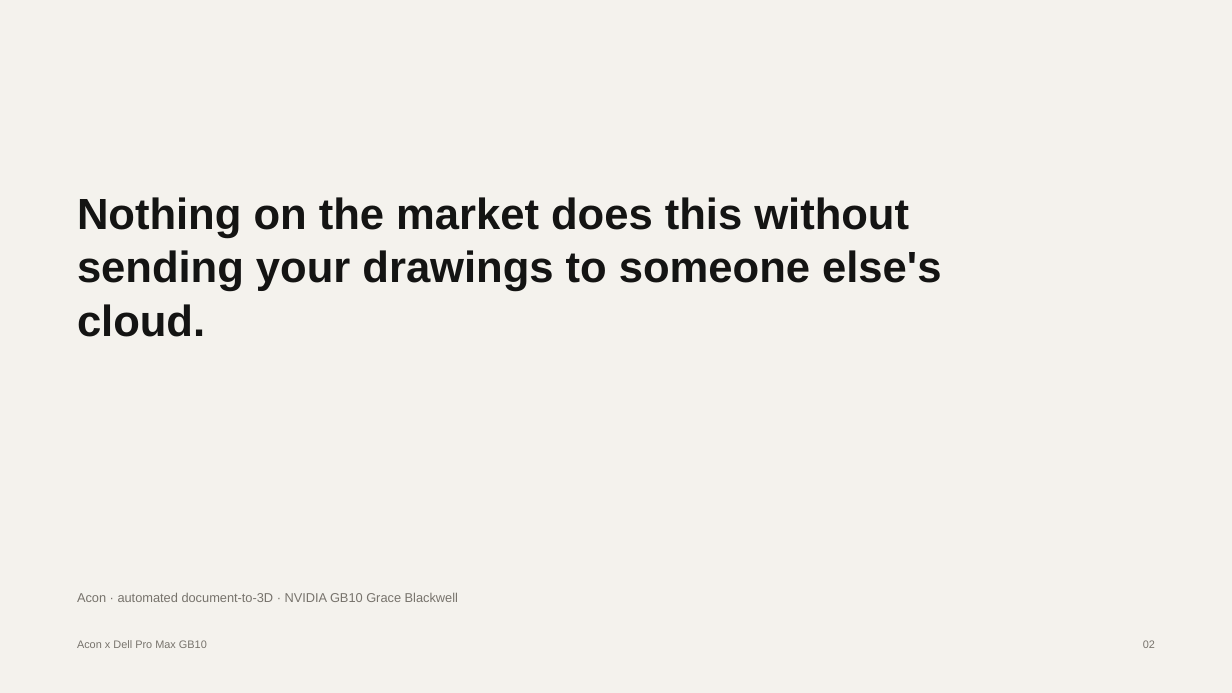
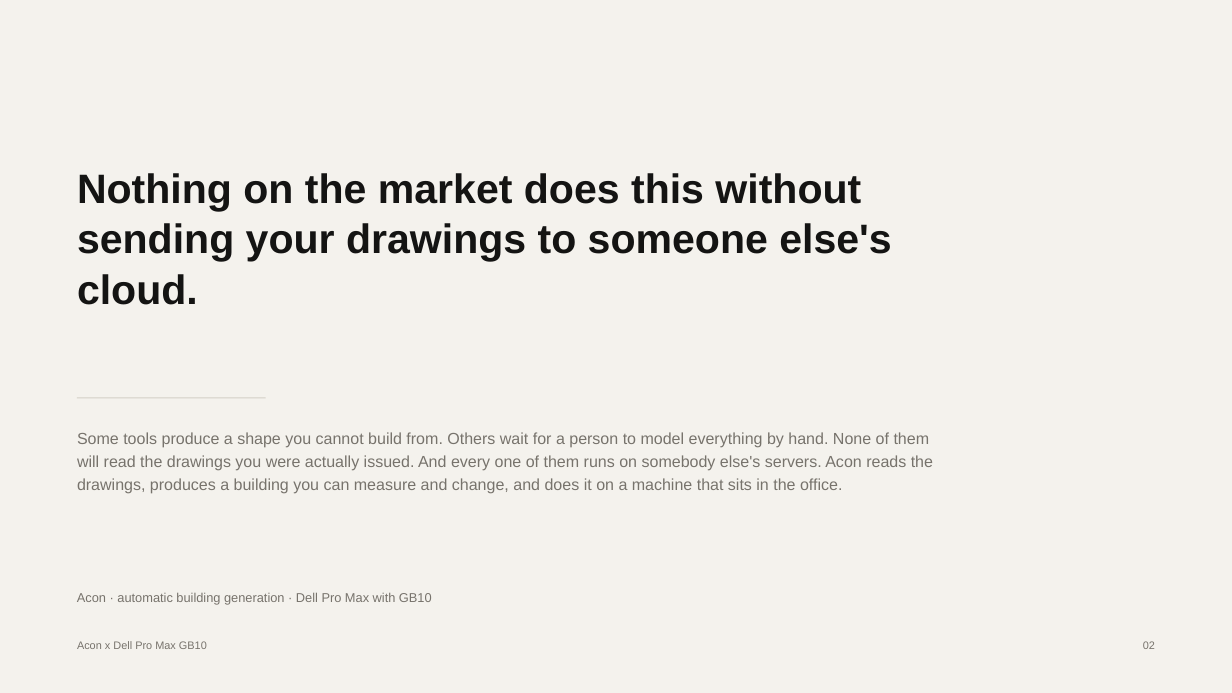
Before and after one commit to anishganapathi/A-con, a slide deck: slide 2 of docs/deck/acon-gb10-local-qwen-vl.pptx. Drawn at 1232x693 pixels with LibreOffice and Linux fonts; fonts in the diff are those of the drawing. Boxes give left, top, right and bottom in pixels: in the first picture for what was removed or moved away, otherwise in the second. Text is boxed around its words. In the diff, an @@ line names an element or a change of style, - is before the commit and + after.

```diff
--- a/docs/deck/acon-gb10-local-qwen-vl.pptx
+++ b/docs/deck/acon-gb10-local-qwen-vl.pptx
@@ text "Nothing on the market does ...": place and size @@
-text "Nothing on the market does ..." at [77, 197, 941, 337]
+text "Nothing on the market does ..." at [77, 173, 891, 305]
@@ text "Nothing on the market does ..." at [77, 173, 891, 305]: size 34 to 32 pt @@
@@ rectangle added at [77, 397, 265, 398], fill #D3CFC6 @@
@@ text added at [77, 432, 933, 494], 12.5 pt, text #77736C @@
+Some tools produce a shape you cannot build from. Others wait for a person to model everything by hand. None of them will read the drawings you were actually issued. And every one of them runs on somebody else's servers. Acon reads the drawings, produces a building you can measure and change, and does it on a machine that sits in the office.
@@ text removed at [77, 592, 458, 602] @@
-Acon · automated document-to-3D · NVIDIA GB10 Grace Blackwell
@@ text added at [77, 593, 432, 605], 10 pt, text #77736C @@
+Acon · automatic building generation · Dell Pro Max with GB10
```
Also in this commit, not shown: 16 other slides changed, 10 slides added, 8 slides removed, 20 other files.
